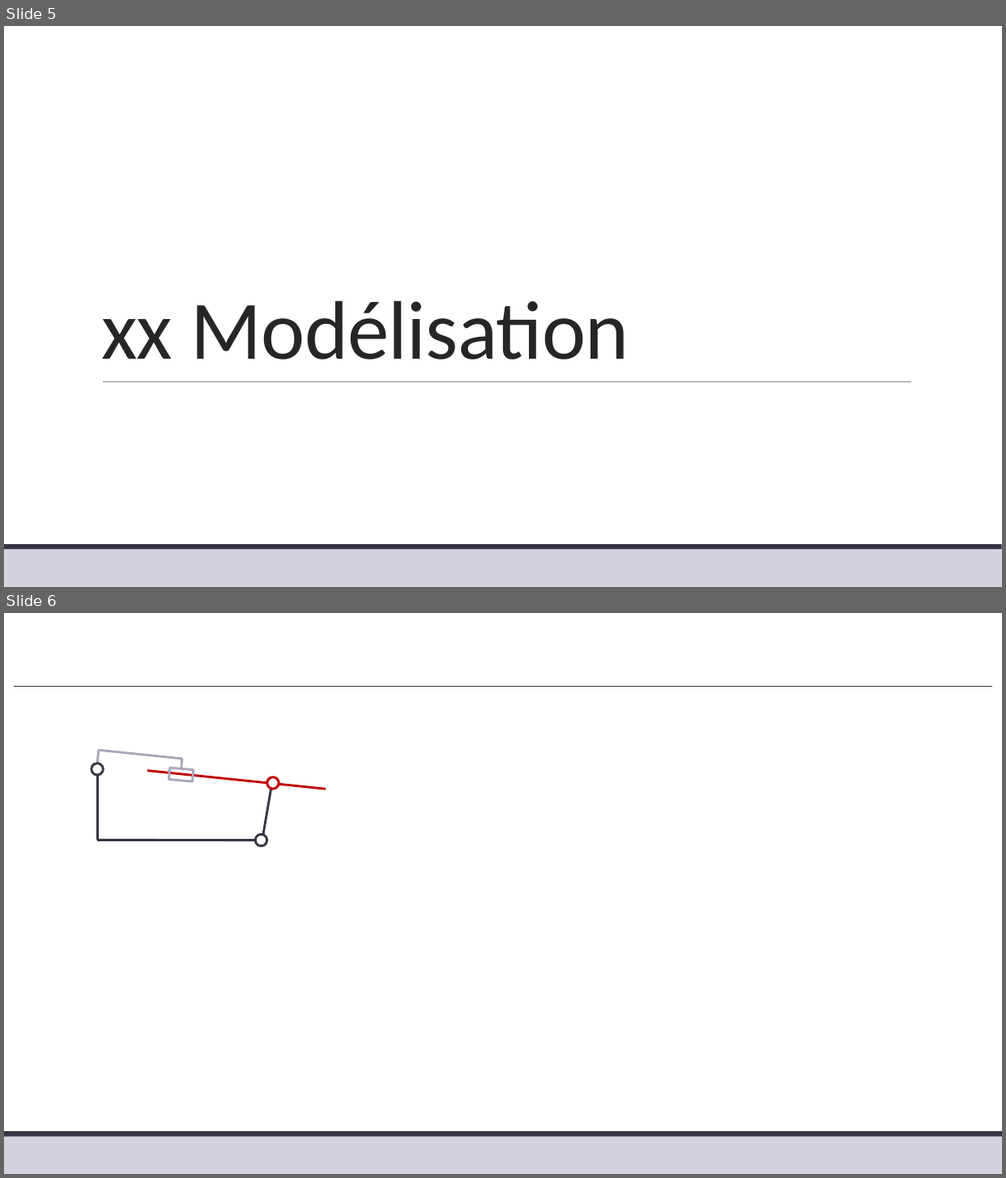
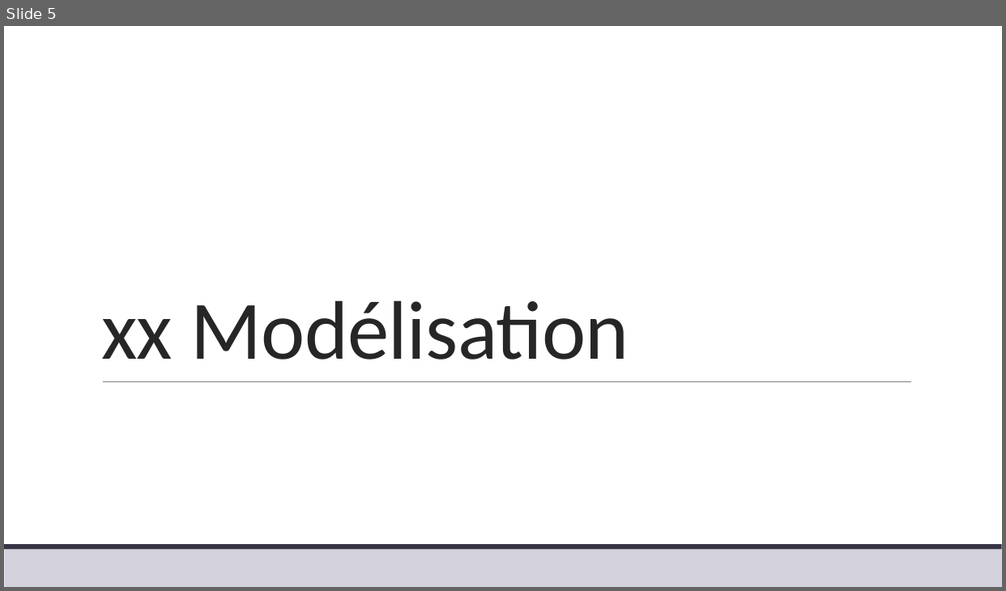
Before and after one commit to xpessoles/TP_Corriges, a slide deck: 14_PiloteAutomatique/14_PiloteAutomatique_Corrige.pptx. Shown one above the other, each under a label of ours: slides 5 and 6 before the commit, slide 5 after it. The pictures are 1006x1178 and 1006x591 pixels, drawn with LibreOffice and Linux fonts; fonts in the diff are those of the drawing. Boxes give left, top, right and bottom in pixels: in the first picture for what was removed or moved away, otherwise in the second. Text is boxed around its words. In the diff, an @@ line names an element or a change of style, - is before the commit and + after.

```diff
--- a/14_PiloteAutomatique/14_PiloteAutomatique_Corrige.pptx
+++ b/14_PiloteAutomatique/14_PiloteAutomatique_Corrige.pptx
@@ slide 6 removed at (4,613,1002,1174), background #FFFFFF; not listed: 2 template elements that a slide beside it also shows @@
@@ line removed from (14, 686) to (992, 686) @@
@@ line removed from (98, 764) to (98, 751) @@
@@ line removed from (98, 750) to (182, 759) @@
@@ line removed from (181, 769) to (182, 758) @@
@@ ellipse removed at (91,764,104,776) @@
@@ line removed from (98, 776) to (98, 840) @@
@@ line removed from (147, 771) to (326, 789) @@
@@ rectangle removed at (169,768,194,781) @@
@@ line removed from (262, 846) to (273, 777) @@
@@ ellipse removed at (266,777,279,789) @@
@@ line removed from (256, 841) to (98, 840) @@
@@ ellipse removed at (256,835,267,846) @@
```
Also in this commit, not shown: 1 slide changed, 2 slides added, 1 other slide removed.
